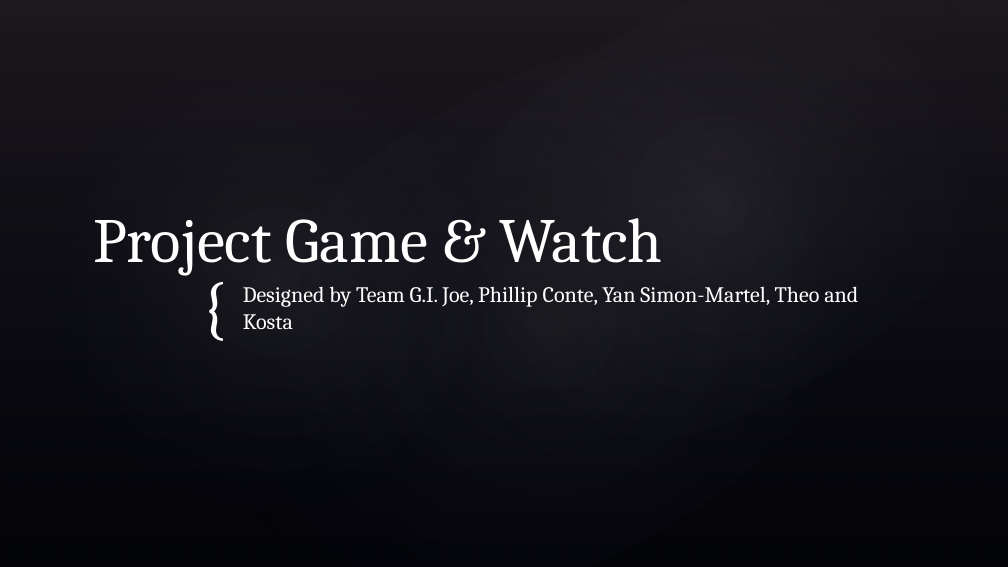
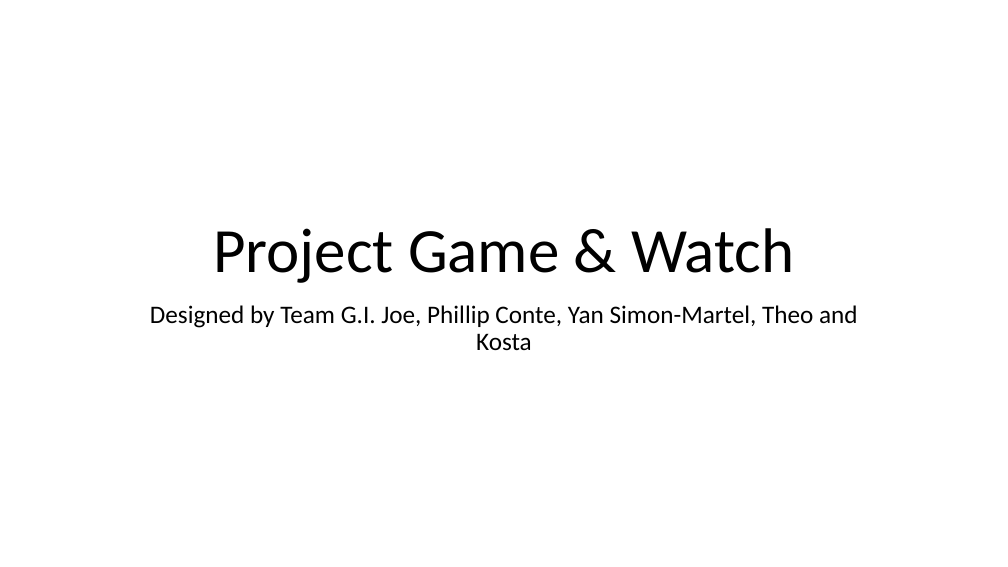
Before and after one commit to symbol24/Project-G-W, a slide deck: slide 1 of Project Game & Watch.pptx. Drawn at 1008x567 pixels with LibreOffice and Linux fonts; fonts in the diff are those of the drawing; background and template pictures are left out. Boxes give left, top, right and bottom in pixels: in the first picture for what was removed or moved away, otherwise in the second. Text is boxed around its words. In the diff, an @@ line names an element or a change of style, - is before the commit and + after.

```diff
--- a/Project Game & Watch.pptx
+++ b/Project Game & Watch.pptx
@@ background picture (left out) to #FFFFFF @@
@@ rectangle removed at (x1=0, y1=0, x2=1008, y2=567) @@
@@ ellipse removed at (x1=0, y1=0, x2=595, y2=567) @@
@@ ellipse removed at (x1=87, y1=0, x2=1008, y2=567) @@
@@ ellipse removed at (x1=311, y1=0, x2=1008, y2=560) @@
@@ title "Project Game & Watch" moved from (x1=93, y1=218, x2=662, y2=276) to (x1=213, y1=228, x2=795, y2=283) @@
@@ title "Project Game & Watch" at (x1=213, y1=228, x2=795, y2=283): font Cambria to Calibri, text colour #FFFFFF to #000000; alignment left to centre; line spacing 1 to 0.9 @@
@@ text removed at (x1=202, y1=262, x2=253, y2=347) @@
-{
@@ subtitle "Designed by Team G.I. Joe, ..." moved from (x1=243, y1=286, x2=858, y2=330) to (x1=150, y1=305, x2=858, y2=351) @@
@@ subtitle "Designed by Team G.I. Joe, ..." at (x1=150, y1=305, x2=858, y2=351): size 21 to 24 pt, font Cambria to Calibri, text colour #FFFFFF to #000000; alignment left to centre; line spacing 1 to 0.9; more space between paragraphs; vertical alignment middle to top @@
```
Also in this commit, not shown: 6 other slides changed, 1 slide added.
